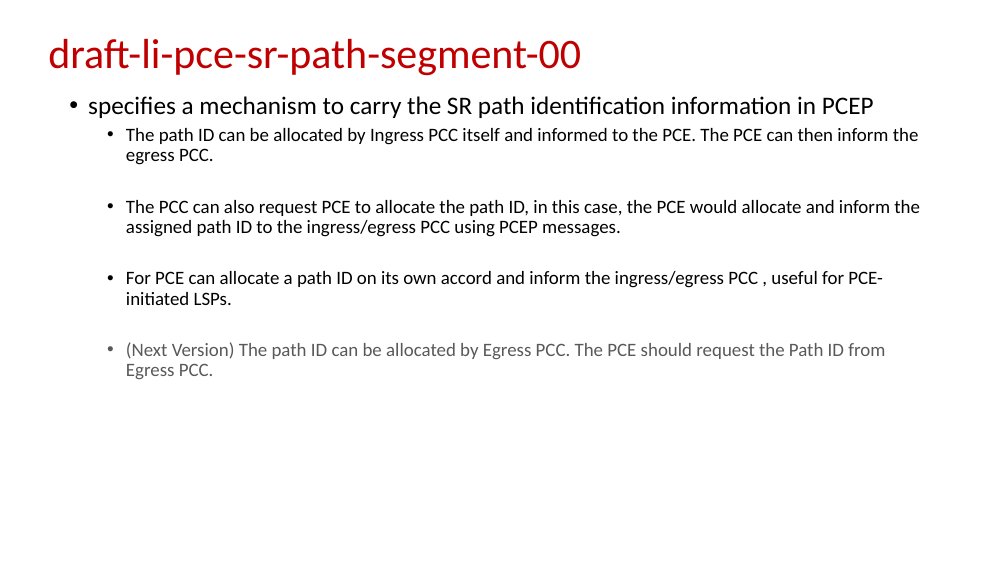
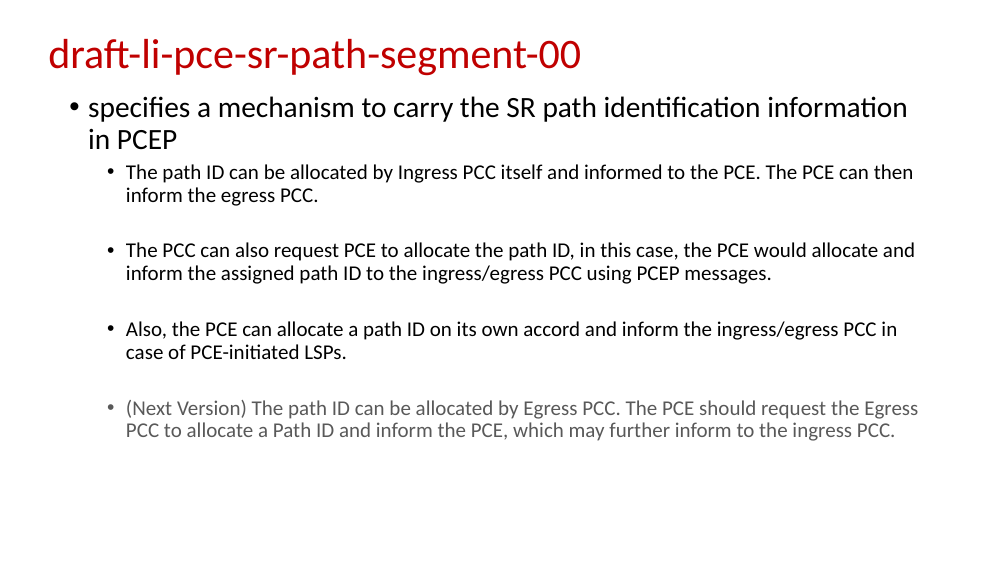
Before and after one commit to dhruvdhody-huawei/102, a slide deck: slide 9 of IETF-102-PCE-Path-Segment-in-PCEP.pptx. Drawn at 1008x567 pixels with LibreOffice and Linux fonts; fonts in the diff are those of the drawing. Boxes give left, top, right and bottom in pixels: in the first picture for what was removed or moved away, otherwise in the second. Text is boxed around its words. In the diff, an @@ line names an element or a change of style, - is before the commit and + after.

```diff
--- a/IETF-102-PCE-Path-Segment-in-PCEP.pptx
+++ b/IETF-102-PCE-Path-Segment-in-PCEP.pptx
@@ text at [88, 96, 915, 284]: size 24 to 28 pt in "specifies a mechanism to carry the SR ..."; size 18 to 20 pt in "The path ID can be allocated by ...", "The PCC can also request PCE to ..." @@
@@ text at [126, 321, 918, 441]: text changed; size 18 to 20 pt; text colour #000000 to #595959 @@
-  • For PCE can allocate a path ID on its own accord and inform the ingress/egress PCC , useful for PCE-initiated LSPs.
-  • (Next Version) The path ID can be allocated by Egress PCC. The PCE should request the Path ID from Egress PCC.
+  • Also, the PCE can allocate a path ID on its own accord and inform the ingress/egress PCC in case of PCE-initiated LSPs.
+  • (Next Version) The path ID can be allocated by Egress PCC. The PCE should request the Egress PCC to allocate a Path ID and inform the PCE, which may further inform to the ingress PCC.
```
Also in this commit, not shown: 8 other slides changed.
